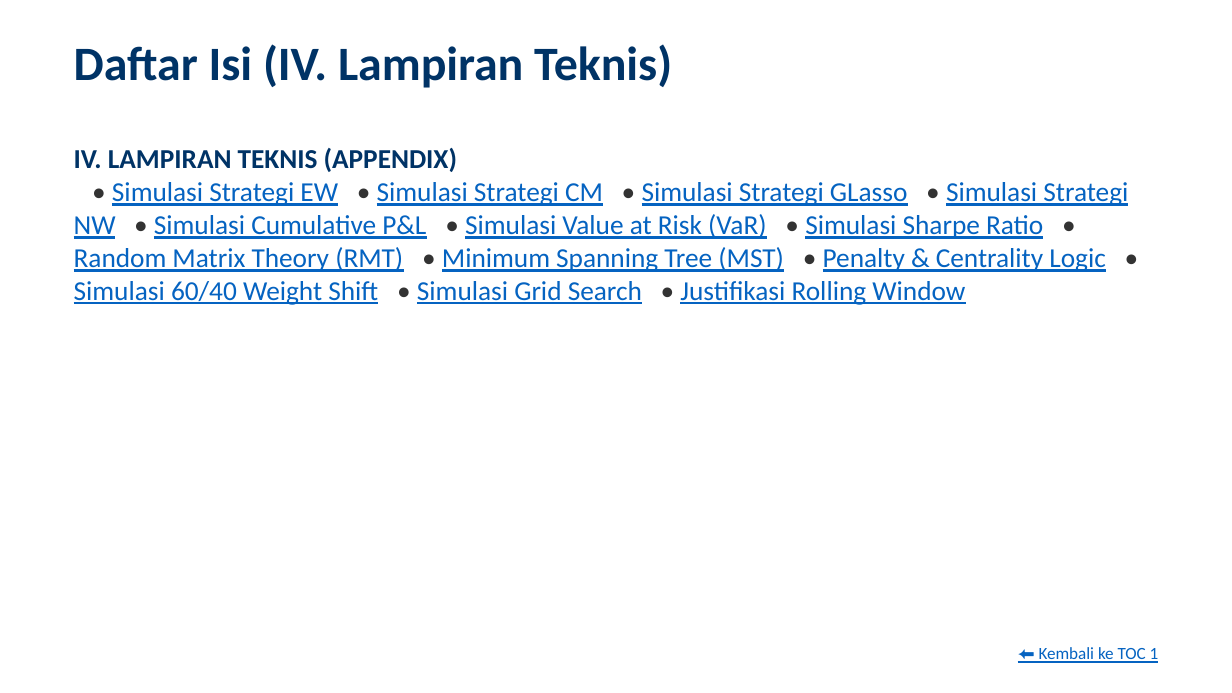
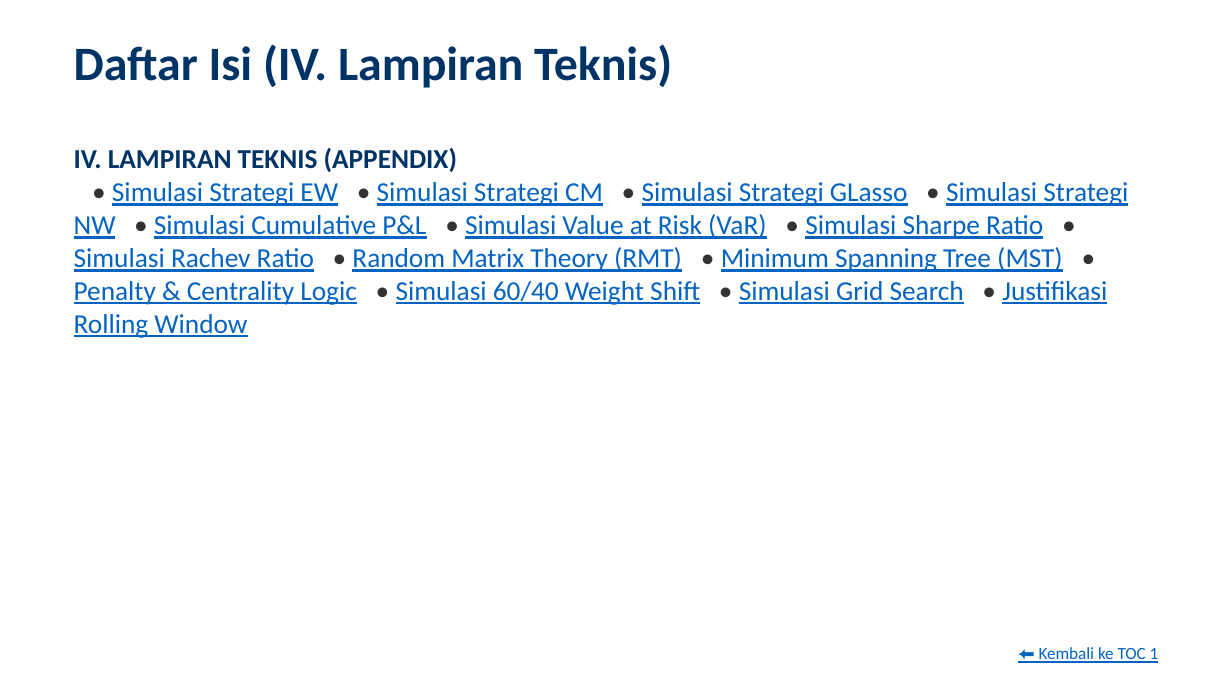
Before and after one commit to ragilrojo/RepoThesis, a slide deck: slide 3 of Presentasi_Proposal_Update.pptx. Drawn at 1232x693 pixels with LibreOffice and Linux fonts; fonts in the diff are those of the drawing. Boxes give left, top, right and bottom in pixels: in the first picture for what was removed or moved away, otherwise in the second. Text is boxed around its words. In the diff, an @@ line names an element or a change of style, - is before the commit and + after.

Commit message:
feat: add Rachev Ratio simulation slide and update TOC 2

```diff
--- a/Presentasi_Proposal_Update.pptx
+++ b/Presentasi_Proposal_Update.pptx
@@ text at [74, 182, 1128, 338]: text changed @@
-• Simulasi Strategi EW • Simulasi Strategi CM • Simulasi Strategi GLasso • Simulasi Strategi NW • Simulasi Cumulative P&L • Simulasi Value at Risk (VaR) • Simulasi Sharpe Ratio • Random Matrix Theory (RMT) • Minimum Spanning Tree (MST) • Penalty & Centrality Logic • Simulasi 60/40 Weight Shift • Simulasi Grid Search • Justifikasi Rolling Window
+• Simulasi Strategi EW • Simulasi Strategi CM • Simulasi Strategi GLasso • Simulasi Strategi NW • Simulasi Cumulative P&L • Simulasi Value at Risk (VaR) • Simulasi Sharpe Ratio • Simulasi Rachev Ratio • Random Matrix Theory (RMT) • Minimum Spanning Tree (MST) • Penalty & Centrality Logic • Simulasi 60/40 Weight Shift • Simulasi Grid Search • Justifikasi Rolling Window
```
Also in this commit, not shown: 1 slide added, 1 other file.
